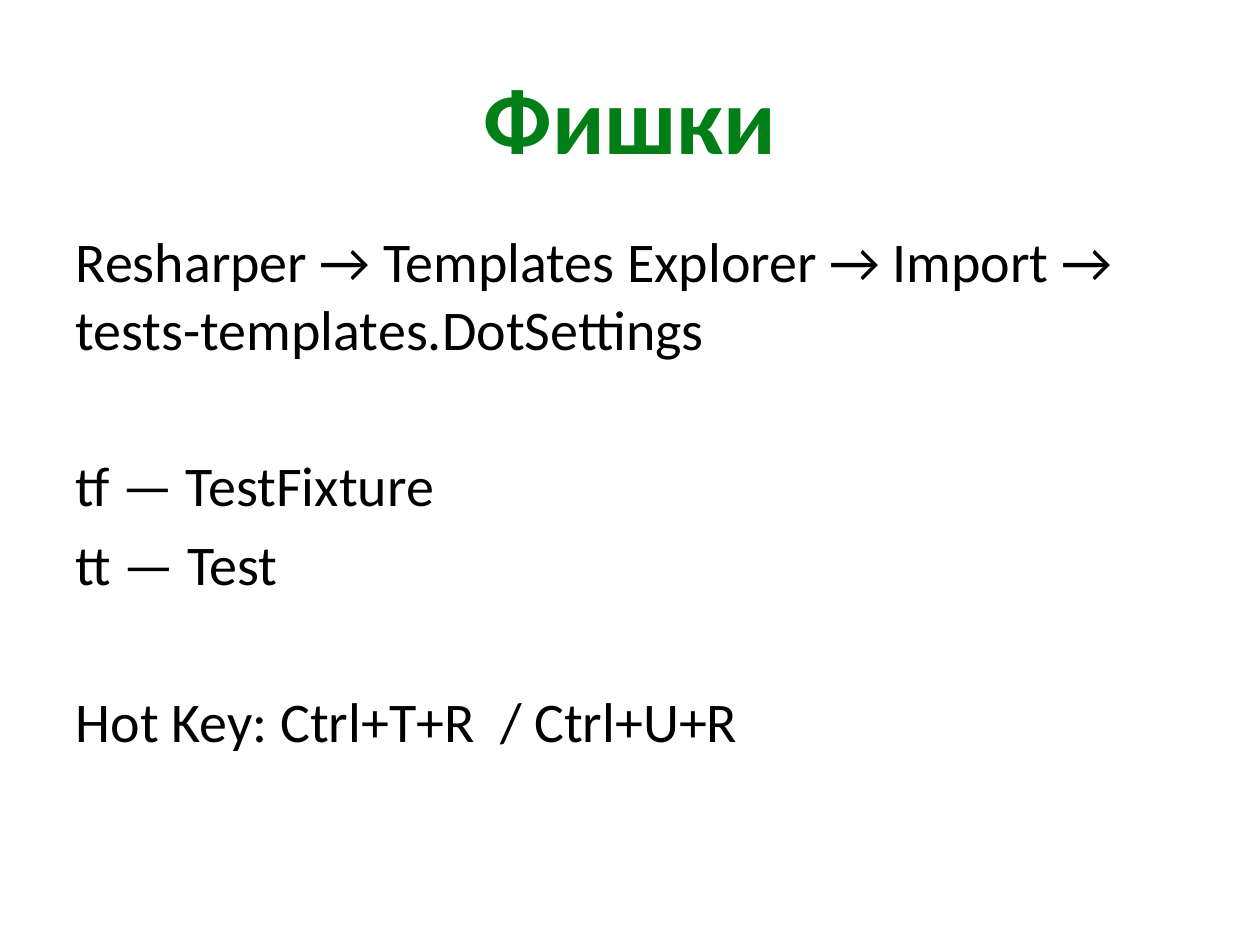
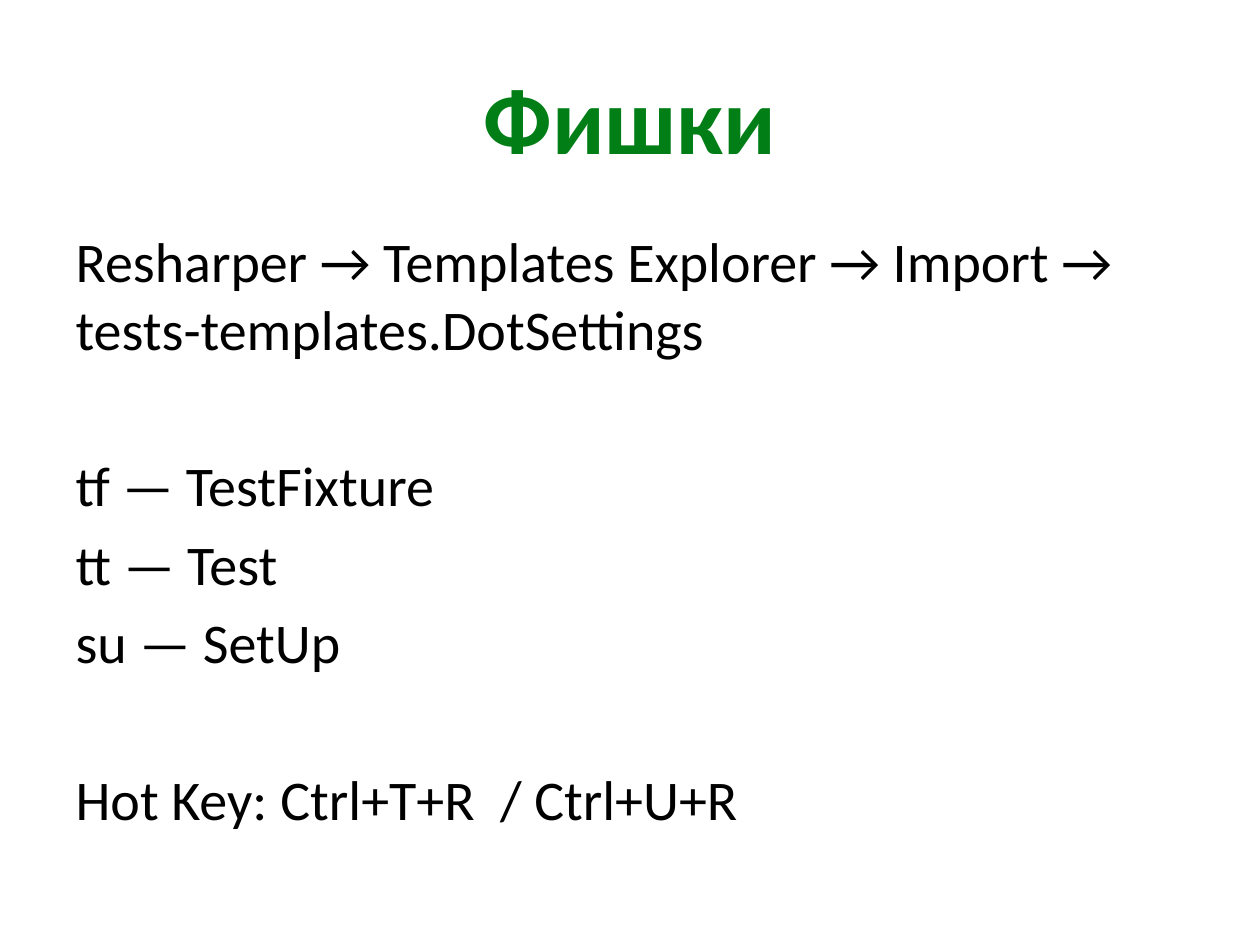
Before and after one commit to xoposhiy/testing-course, a slide deck: slide 5 of day1.pptx. Drawn at 1260x945 pixels with LibreOffice and Linux fonts; fonts in the diff are those of the drawing. Boxes give left, top, right and bottom in pixels: in the first picture for what was removed or moved away, otherwise in the second. Text is boxed around its words. In the diff, an @@ line names an element or a change of style, - is before the commit and + after.

```diff
--- a/day1.pptx
+++ b/day1.pptx
@@ text at (x1=76, y1=626, x2=340, y2=672): paragraph added @@
+su — SetUp
```
Also in this commit, not shown: 1 other slide changed.
